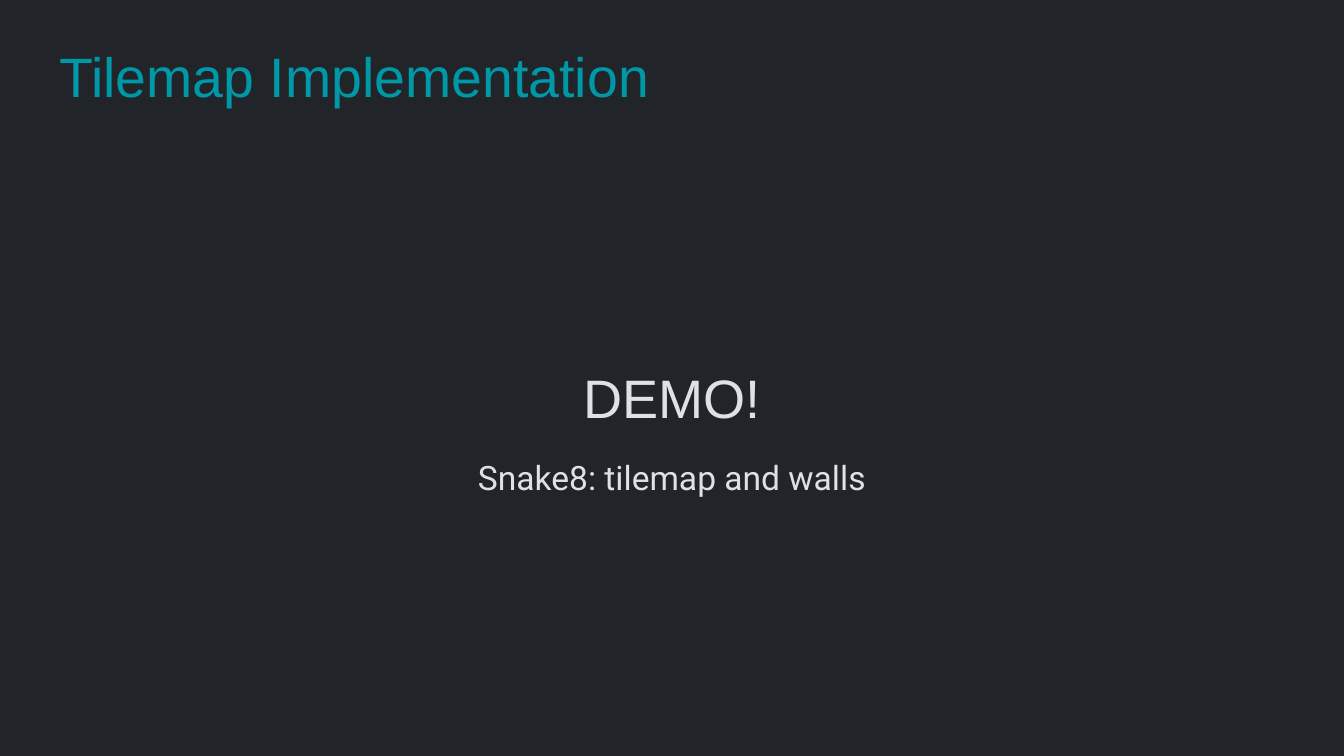
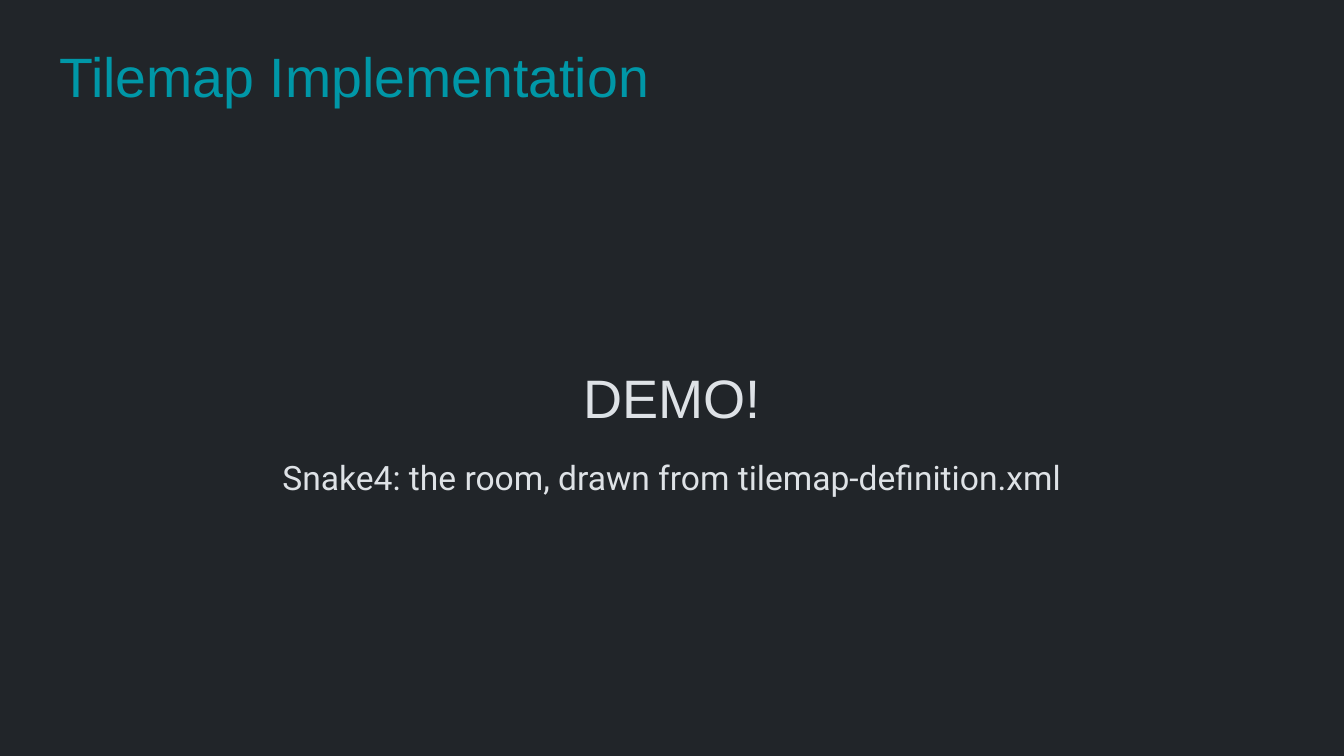
Before and after one commit to Metamate/gar, a slide deck: slide 18 of slides/03 Snake.pptx (slide 36 before the commit). Drawn at 1344x756 pixels with LibreOffice and Linux fonts; fonts in the diff are those of the drawing. Boxes give left, top, right and bottom in pixels: in the first picture for what was removed or moved away, otherwise in the second. Text is boxed around its words. In the diff, an @@ line names an element or a change of style, - is before the commit and + after.

```diff
--- a/slides/03 Snake.pptx
+++ b/slides/03 Snake.pptx
@@ text at box(282, 464, 1061, 497): text changed @@
-Snake8: tilemap and walls
+Snake4: the room, drawn from tilemap-definition.xml
```
Also in this commit, not shown: 9 other slides changed, 4 slides added, 11 slides removed, 2 other files.
